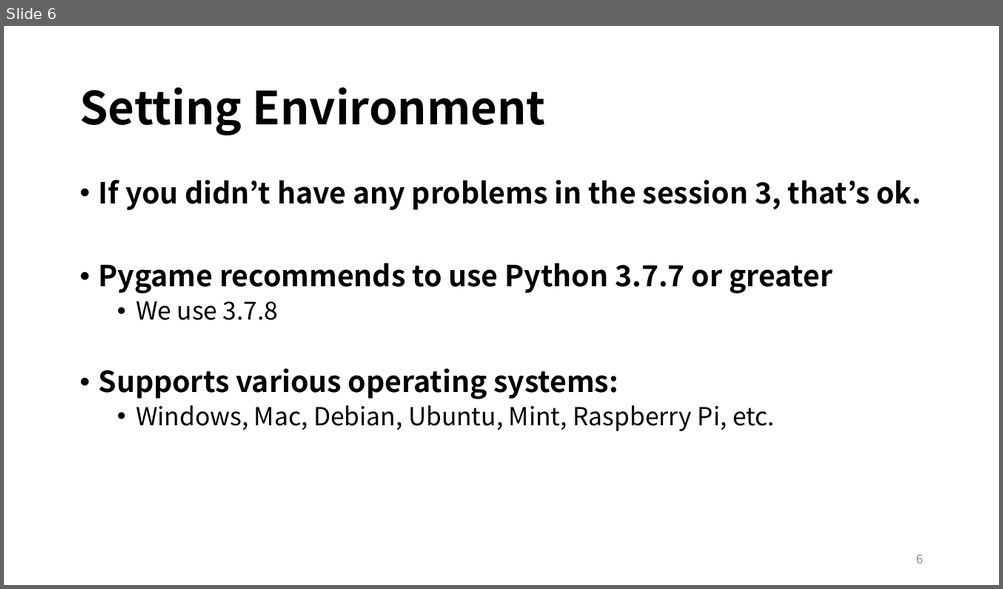
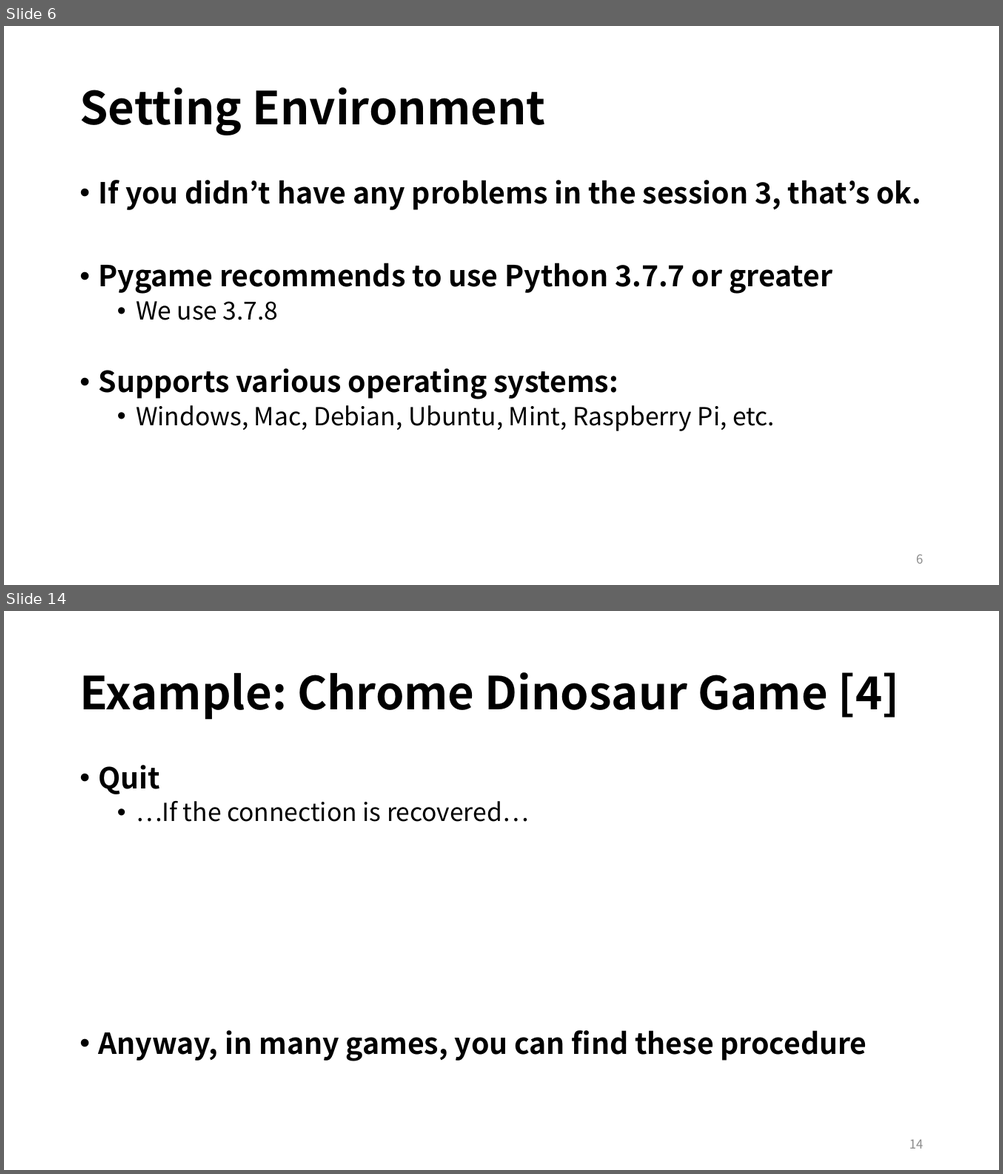
Before and after one commit to EunSeong-Park/EunSeong-Park.github.io, a slide deck: contents/2020_ITinerary/assets/session_4/preclass.pptx. Shown one above the other, each under a label of ours: slide 6 before the commit, slides 6 and 14 after it; the slides between them are not shown. The pictures are 1003x589 and 1003x1174 pixels, drawn with LibreOffice and Linux fonts; fonts in the diff are those of the drawing. Boxes give left, top, right and bottom in pixels: in the first picture for what was removed or moved away, otherwise in the second. Text is boxed around its words. In the diff, an @@ line names an element or a change of style, - is before the commit and + after.

```diff
--- a/contents/2020_ITinerary/assets/session_4/preclass.pptx
+++ b/contents/2020_ITinerary/assets/session_4/preclass.pptx
@@ slide 14 added at <box>4,611,999,1170</box>, background #FFFFFF @@
@@ title added at <box>79,672,899,720</box>, 44 pt, text #000000, bold @@
+Example: Chrome Dinosaur Game [4]
@@ text added at <box>99,765,867,1062</box>, 28 pt, text #000000, bold @@
+• Quit
+  • …If the connection is recovered…
+• Anyway, in many games, you can find these procedure
@@ page number added at <box>909,1140,923,1149</box>, 12 pt, text #8C8C8C @@
+14
```
Also in this commit, not shown: 1 slide changed, 46 other slides added, 1 slide removed, 6 other files.
